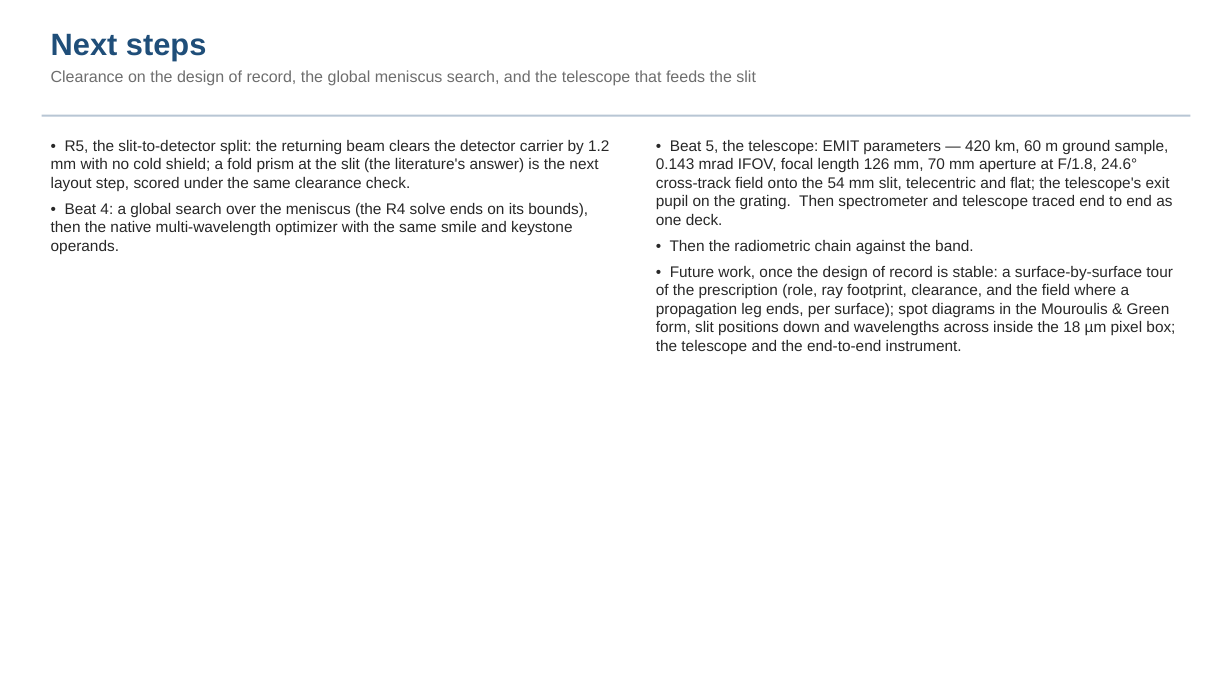
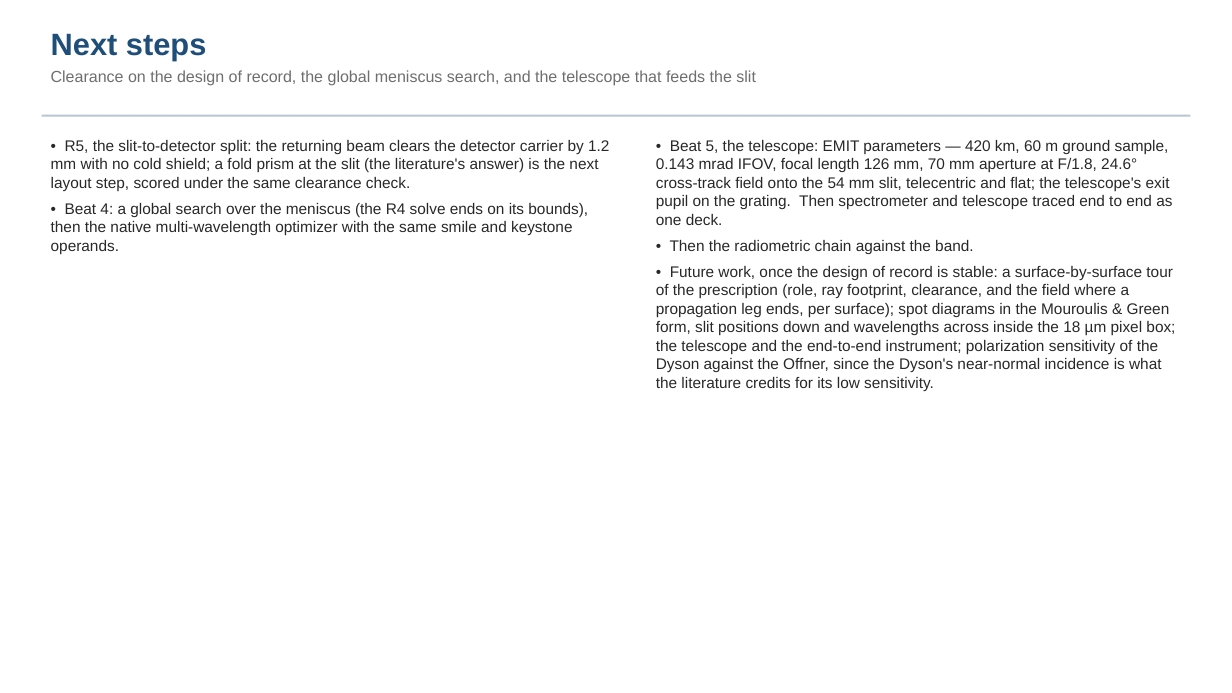
Before and after one commit to nasa-jpl/macos, a slide deck: slide 20 of demo_session/deck_dyson.pptx. Drawn at 1232x693 pixels with LibreOffice and Linux fonts; fonts in the diff are those of the drawing. Boxes give left, top, right and bottom in pixels: in the first picture for what was removed or moved away, otherwise in the second. Text is boxed around its words. In the diff, an @@ line names an element or a change of style, - is before the commit and + after.

```diff
--- a/demo_session/deck_dyson.pptx
+++ b/demo_session/deck_dyson.pptx
@@ text at (656,266,1175,391): text changed @@
-• Future work, once the design of record is stable: a surface-by-surface tour of the prescription (role, ray footprint, clearance, and the field where a propagation leg ends, per surface); spot diagrams in the Mouroulis & Green form, slit positions down and wavelengths across inside the 18 µm pixel box; the telescope and the end-to-end instrument.
+• Future work, once the design of record is stable: a surface-by-surface tour of the prescription (role, ray footprint, clearance, and the field where a propagation leg ends, per surface); spot diagrams in the Mouroulis & Green form, slit positions down and wavelengths across inside the 18 µm pixel box; the telescope and the end-to-end instrument; polarization sensitivity of the Dyson against the Offner, since the Dyson's near-normal incidence is what the literature credits for its low sensitivity.
```
Also in this commit, not shown: 3 other slides changed, 1 slide removed, 1 other file.
